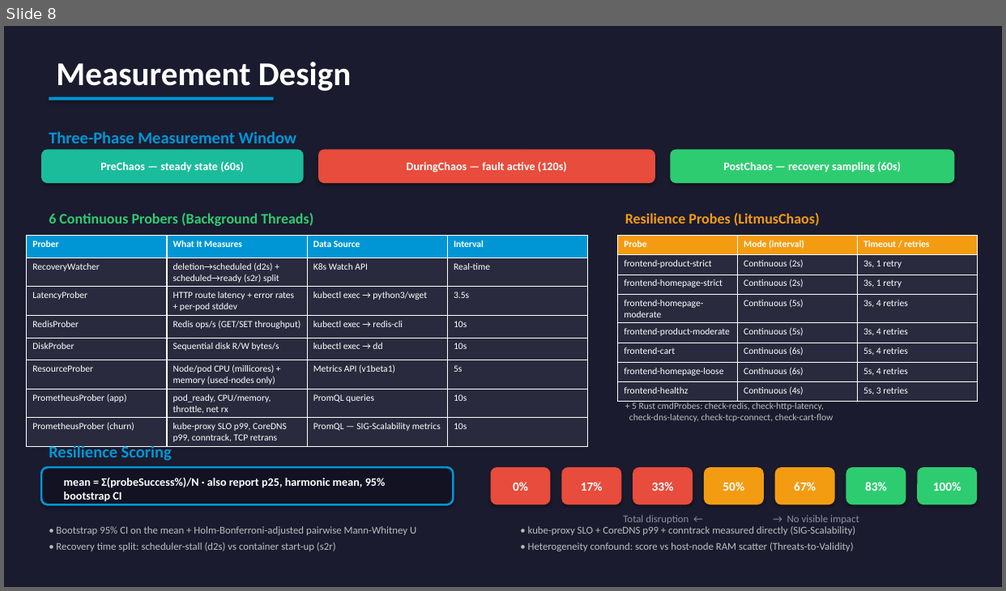
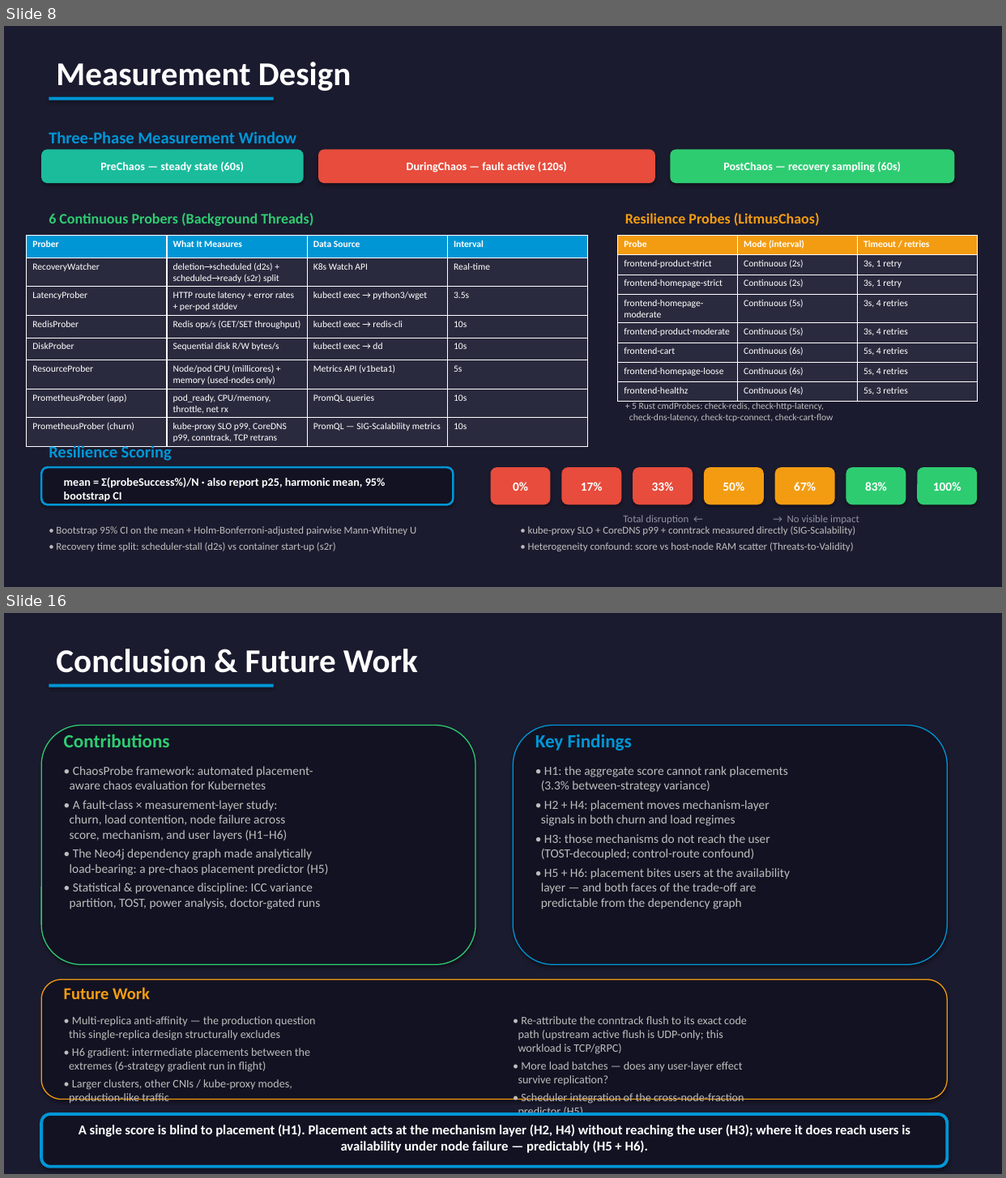
Before and after one commit to yhu02/uva-msc-thesis, a slide deck: ChaosProbe_Presentation.pptx. Shown one above the other, each under a label of ours: slide 8 before the commit, slides 8 and 16 after it; the slides between them are not shown. The pictures are 1006x591 and 1006x1178 pixels, drawn with LibreOffice and Linux fonts; fonts in the diff are those of the drawing. Boxes give left, top, right and bottom in pixels: in the first picture for what was removed or moved away, otherwise in the second. Text is boxed around its words. In the diff, an @@ line names an element or a change of style, - is before the commit and + after.

```diff
--- a/ChaosProbe_Presentation.pptx
+++ b/ChaosProbe_Presentation.pptx
@@ slide 16 added at (4, 613, 1002, 1174), background #1B1B2F @@
@@ text added at (56, 649, 418, 673), 32 pt, text #FFFFFF, bold @@
+Conclusion & Future Work
@@ rectangle added at (49, 684, 274, 687), fill #0096D6 @@
@@ rounded rectangle added at (41, 726, 475, 965), fill #121222, outline #2ECC71 1 pt @@
@@ rounded rectangle added at (513, 726, 948, 965), fill #121222, outline #0096D6 1 pt @@
@@ text added at (64, 735, 170, 747), 18 pt, text #2ECC71, bold @@
+Contributions
@@ text added at (535, 735, 632, 751), 18 pt, text #0096D6, bold @@
+Key Findings
@@ text added at (70, 766, 329, 909), 12 pt, text #BDBDBD @@
+• ChaosProbe framework: automated placement-
+aware chaos evaluation for Kubernetes
+• A fault-class × measurement-layer study:
+churn, load contention, node failure across
+score, mechanism, and user layers (H1–H6)
+• The Neo4j dependency graph made analytically
+load-bearing: a pre-chaos placement predictor (H5)
+• Statistical & provenance discipline: ICC variance
+partition, TOST, power analysis, doctor-gated runs
@@ text added at (541, 766, 790, 909), 12 pt, text #BDBDBD @@
+• H1: the aggregate score cannot rank placements
+(3.3% between-strategy variance)
+• H2 + H4: placement moves mechanism-layer
+signals in both churn and load regimes
+• H3: those mechanisms do not reach the user
+(TOST-decoupled; control-route confound)
+• H5 + H6: placement bites users at the availability
+layer — and both faces of the trade-off are
+predictable from the dependency graph
@@ rounded rectangle added at (41, 980, 948, 1100), fill #121222, outline #F39C12 1 pt @@
@@ text added at (64, 987, 150, 999), 16 pt, text #F39C12, bold @@
+Future Work
@@ text added at (69, 1016, 316, 1104), 11 pt, text #BDBDBD @@
+• Multi-replica anti-affinity — the production question
+this single-replica design structurally excludes
+• H6 gradient: intermediate placements between the
+extremes (6-strategy gradient run in flight)
+• Larger clusters, other CNIs / kube-proxy modes,
+production-like traffic
@@ text added at (518, 1016, 747, 1104), 11 pt, text #BDBDBD @@
+• Re-attribute the conntrack flush to its exact code
+path (upstream active flush is UDP-only; this
+workload is TCP/gRPC)
+• More load batches — does any user-layer effect
+survive replication?
+• Scheduler integration of the cross-node-fraction
+predictor (H5)
@@ rounded rectangle added at (41, 1114, 948, 1167), fill #121222, outline #0096D6 3 pt @@
@@ text added at (79, 1124, 910, 1153), 13 pt, text #FFFFFF, bold @@
+A single score is blind to placement (H1). Placement acts at the mechanism layer (H2, H4) without reaching the user (H3); where it does reach users is availability under node failure — predictably (H5 + H6).
```
Also in this commit, not shown: 7 slides changed, 6 other slides added, 5 slides removed.
